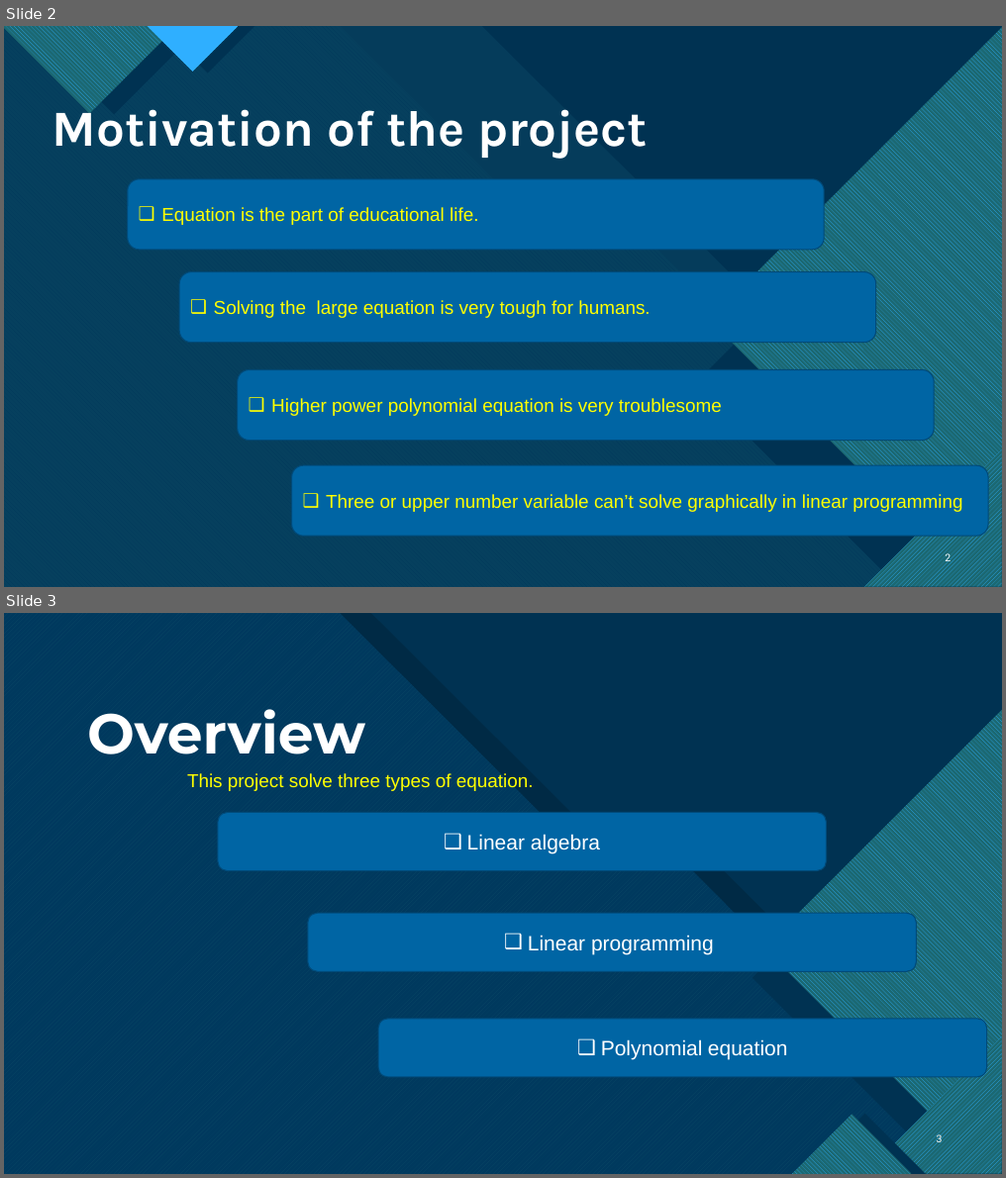
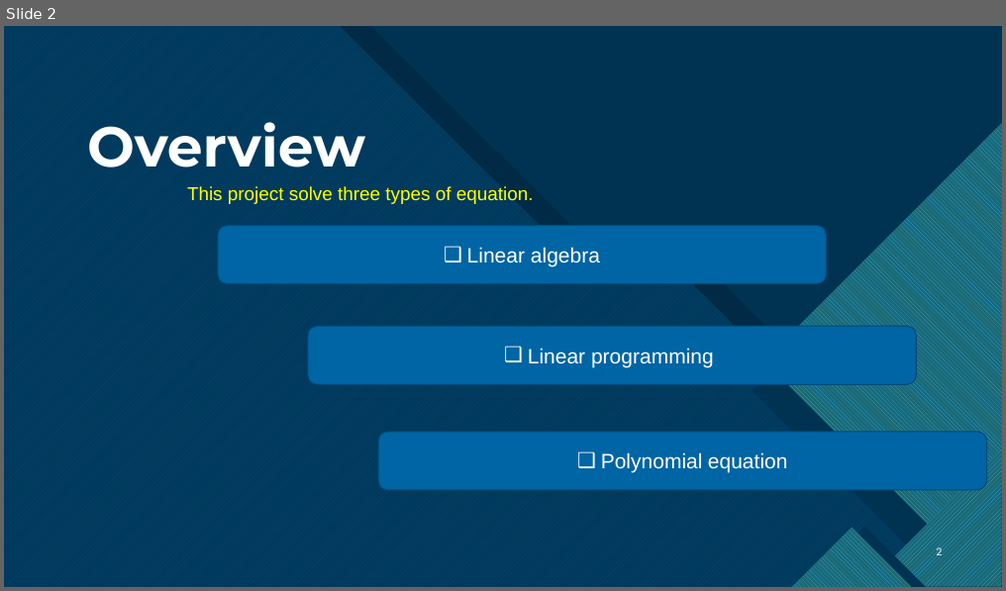
Before and after one commit to mdSakibAlHasan/SPL-1, a slide deck: Slide.pptx. Shown one above the other, each under a label of ours: slides 2 and 3 before the commit, slide 2 after it. The pictures are 1006x1178 and 1006x591 pixels, drawn with LibreOffice and Linux fonts; fonts in the diff are those of the drawing. Boxes give left, top, right and bottom in pixels: in the first picture for what was removed or moved away, otherwise in the second. Text is boxed around its words. In the diff, an @@ line names an element or a change of style, - is before the commit and + after.

```diff
--- a/Slide.pptx
+++ b/Slide.pptx
@@ slide 2 removed at bbox=[4, 26, 1002, 587], background #FFFFFF; not listed: 11 template elements that a slide beside it also shows @@
@@ rectangle removed at bbox=[4, 26, 1002, 587] @@
@@ freeform shape removed at bbox=[4, 26, 1002, 587] @@
@@ freeform shape removed at bbox=[4, 26, 996, 587] @@
@@ freeform shape removed at bbox=[4, 26, 1002, 587] @@
@@ freeform shape removed at bbox=[4, 26, 177, 113] @@
@@ freeform shape removed at bbox=[25, 26, 203, 115] @@
@@ freeform shape removed at bbox=[147, 26, 239, 72] @@
@@ freeform shape removed at bbox=[160, 26, 255, 74] @@
@@ right triangle removed at bbox=[482, 26, 1002, 544] @@
@@ freeform shape removed at bbox=[709, 26, 1002, 587] @@
@@ freeform shape removed at bbox=[695, 77, 1002, 587] @@
@@ title removed at bbox=[53, 99, 648, 158] @@
-Motivation of the project
@@ rounded rectangle removed at bbox=[128, 179, 825, 250] @@
-❑ Equation is the part of educational life.
@@ rounded rectangle removed at bbox=[179, 273, 876, 343] @@
-❑ Solving the large equation is very tough for humans.
@@ rounded rectangle removed at bbox=[238, 371, 935, 441] @@
-❑ Higher power polynomial equation is very troublesome
@@ rounded rectangle removed at bbox=[291, 467, 988, 537] @@
-❑ Three or upper number variable can’t solve graphically in linear programming
@@ page number removed at bbox=[944, 554, 950, 565] @@
-2
@@ what was slide 3 is now slide 2 @@
```
Also in this commit, not shown: 4 slides changed, 1 other slide removed, 1 other file.
